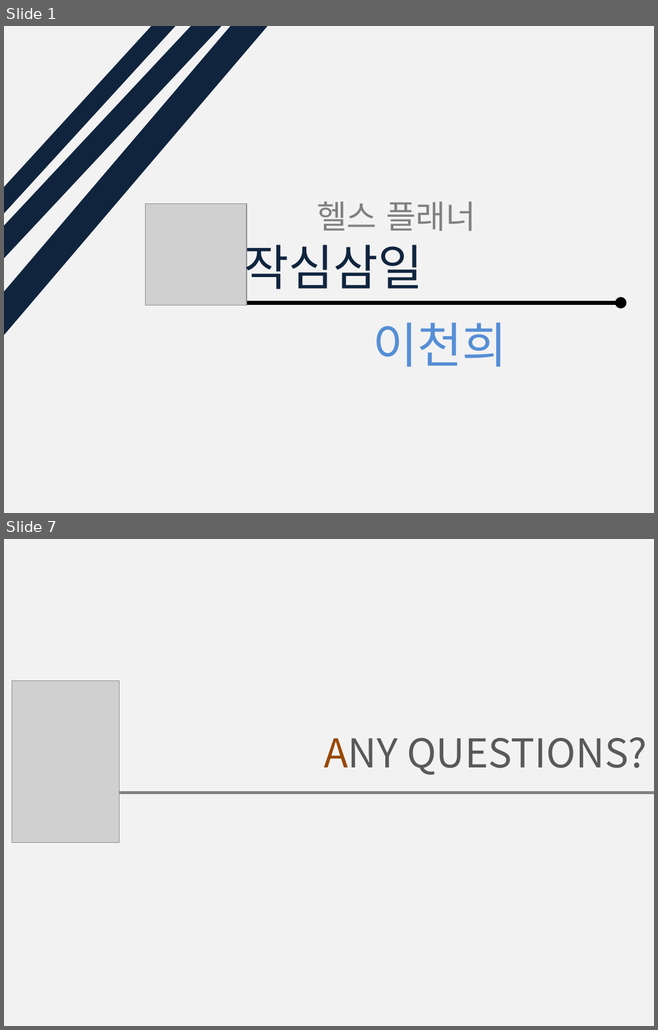
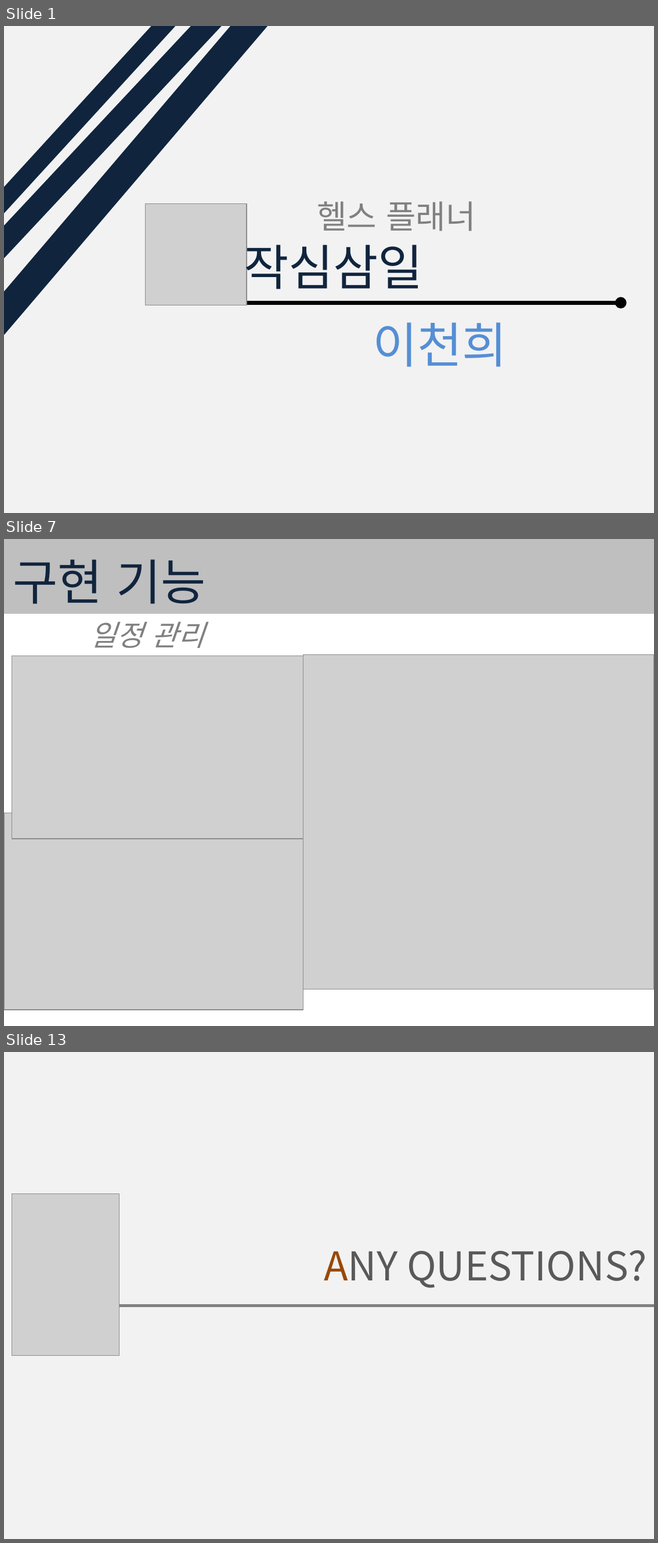
Before and after one commit to dlcjsgml2002/portfolio_planner, a slide deck: document/ppt.pptx. Shown one above the other, each under a label of ours: slides 1 and 7 before the commit, slides 1, 7 and 13 after it; the slides between them are not shown. The pictures are 658x1030 and 658x1543 pixels, drawn with LibreOffice and Linux fonts; fonts in the diff are those of the drawing; grey boxes stand for pictures. Boxes give left, top, right and bottom in pixels: in the first picture for what was removed or moved away, otherwise in the second. Text is boxed around its words. In the diff, an @@ line names an element or a change of style, - is before the commit and + after.

```diff
--- a/document/ppt.pptx
+++ b/document/ppt.pptx
@@ slide 7 added at box(4, 539, 654, 1026), background #FFFFFF @@
@@ rectangle added at box(4, 539, 654, 614), fill #BFBFBF @@
@@ text added at box(13, 559, 206, 604), 54 pt, text #0F243E @@
+구현 기능
@@ text added at box(90, 622, 204, 648), 32 pt, text #808080, italic @@
+일정 관리
@@ picture added at box(12, 656, 303, 839) @@
@@ picture added at box(303, 654, 654, 989) @@
@@ picture added at box(4, 813, 303, 1010) @@
@@ what was slide 7 is now slide 13 @@
```
Also in this commit, not shown: 1 slide changed, 9 other slides added, 4 slides removed, 1 other file.
